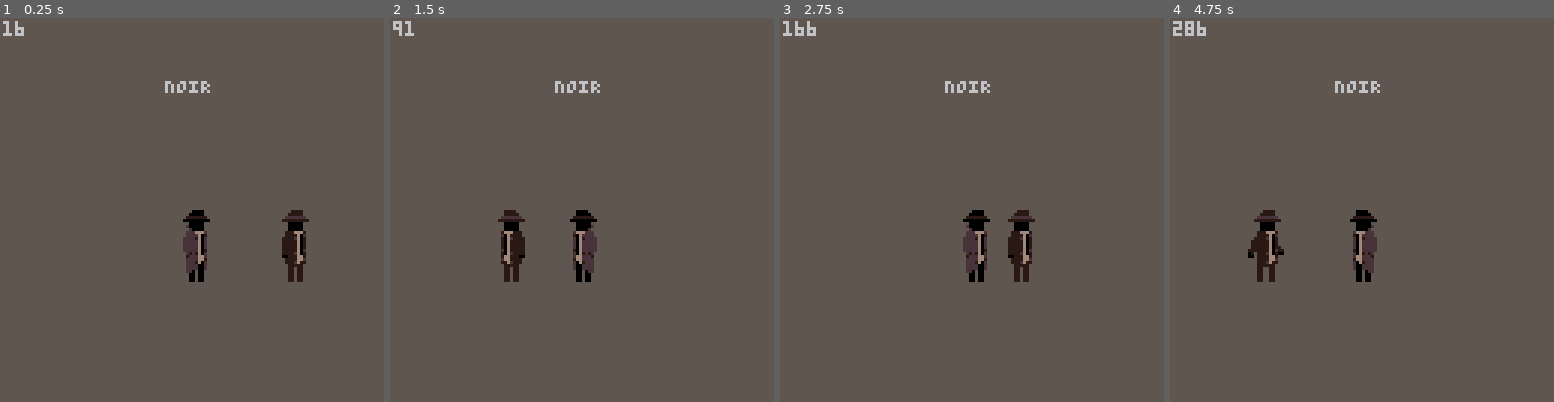
Above: before the commit, frames 1-4 (left to right).
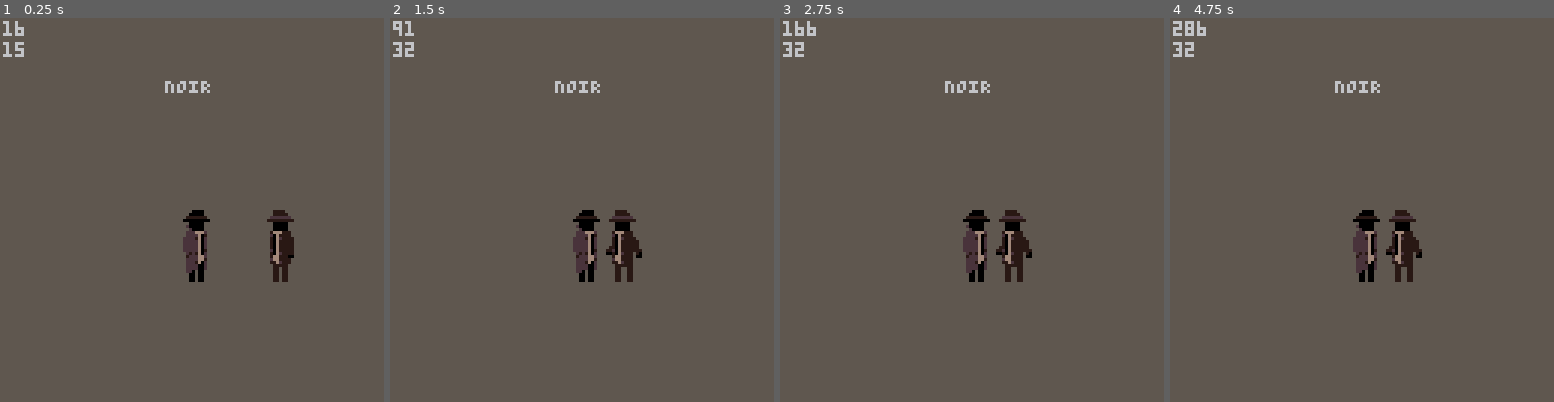
Above: after the commit, the same moments.

Repository: SneerfulArk/noir
Game: PICO-8 cartridge noir.p8
The game is run twice, just before and just after one commit, with the same random seed, the same clock (stepped at 60 frames per second) and the same inputs.
Inputs:
- Up to frame 1 (0.25 s): no input
- Up to frame 2 (1.5 s): tap X (X key) at 0.33, 1.07 s
- Up to frame 3 (2.75 s): tap X (X key) at 1.85 s
- Up to frame 4 (4.75 s): tap X (X key) at 2.97, 4.08 s

The runs differ from the first frame. In frame 1, 1.4% of the frame differs, in the area x 0-81%, y 6-69%; in frame 2, 2.7%; in frame 3, 1.1%; in frame 4, 2.8%, in the area x 0-66%, y 6-69%.

Commit message:
v0.6.0
Added: Clock variable `gt` (game-time) injected into `animate()` and `move()` math to control overall game speed.
Added: Early time-slow/halt mechanic when enemies get within a certain threshold around the players x-axis.
Added: Clock variable `time_elapsed` which records the total game-time ticks (separate from the `ticks` variable, which is not affected by game time).

Diff:
--- a/noir.p8
+++ b/noir.p8
@@ -45,6 +45,7 @@
 
         --debug
         print(ticks, 1, 1, 6)
+        print(flr(time_elapsed), 1, 8, 6)
         cprint("NOIR", 63, 20, 6)
 
         --[[line(63,0,63,127,12) --vertical debug line
@@ -59,10 +60,20 @@
 
     function init_clock()
         ticks = 0
+        gt    = 1 or 1
+        time_elapsed = 0
     end
 
     function update_clock()
         ticks += 1
+        time_elapsed += (1*gt)
+
+        --time slow
+        if en.x < (plr.x+38) and en.x > (plr.x-55) then
+            gt -= 0.02
+            if gt<= 0.2 then gt = 0 end
+        else gt = 1
+        end
     end
 
 
@@ -105,19 +116,19 @@
 --#region 4. ENEMIES
 
     function init_enemies()
-        en = make_obj(74,64,2,3)
+        en = make_obj(100,64,2,3)
     end
 
     function update_enemies()
         move_obj(en)
         animate(en)
+        if en.x<=15 then
+            en.spd    = 1
+            en.fx     = true
+        end
         if (en.x+16) >= 115 then
             en.spd    = -1
             en.fx     = false
-        end
-        if en.x<=15 then
-            en.spd    = 1
-            en.fx     = true
         end
     end
 
@@ -188,11 +199,11 @@
     end
 
     function move_obj(obj)
-        obj.x+=obj.spd
+        obj.x+=(obj.spd*gt)
     end
 
     function animate(obj)
-        obj.frame += obj.anispd
+        obj.frame += (obj.anispd*gt)
         if flr(obj.frame) > #obj.ani then
             obj.frame=1
         end
